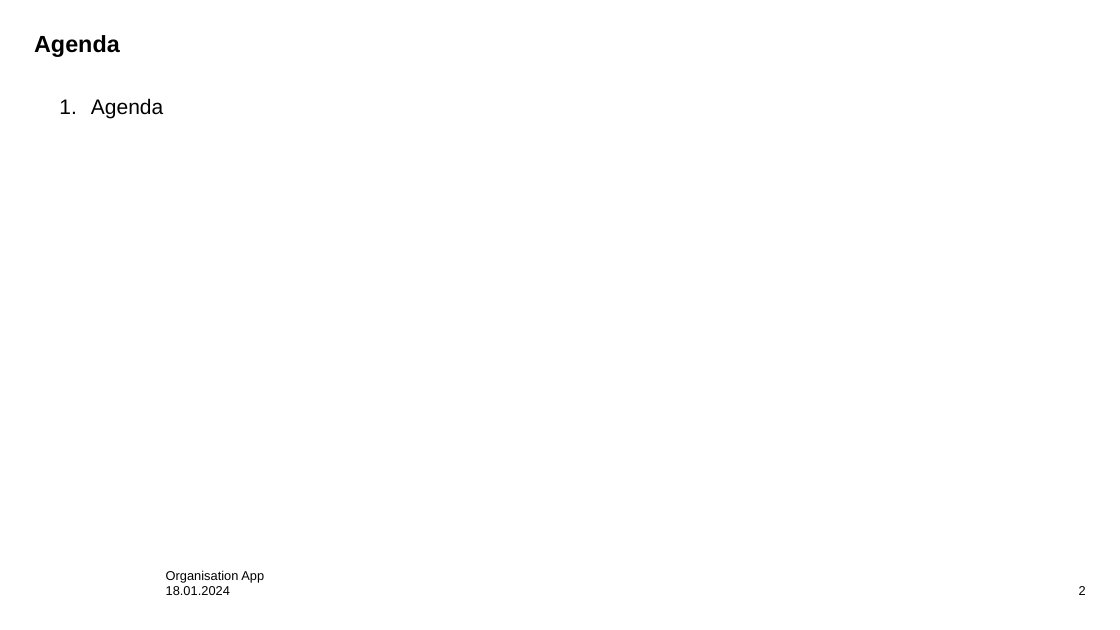
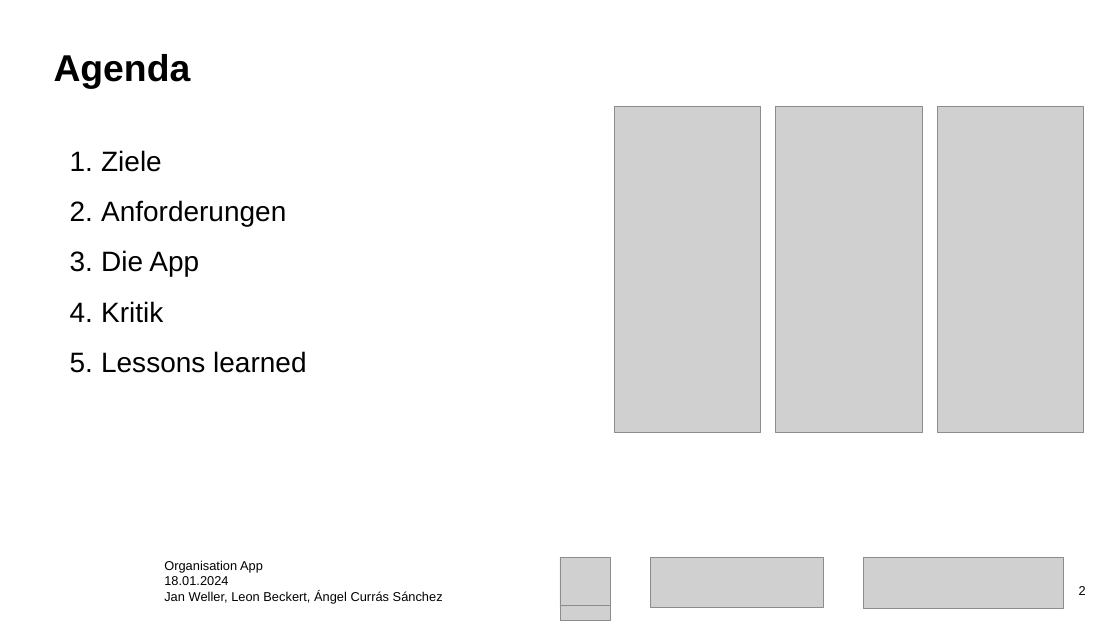
Before and after one commit to angel-curras/OrganisationApp-SE, a slide deck: slide 2 of docs/presentation/Presentation_OrganisationApp.pptx. Drawn at 1120x630 pixels with LibreOffice and Linux fonts; fonts in the diff are those of the drawing; grey boxes stand for pictures; background and template pictures are left out. Boxes give left, top, right and bottom in pixels: in the first picture for what was removed or moved away, otherwise in the second. Text is boxed around its words. In the diff, an @@ line names an element or a change of style, - is before the commit and + after.

Commit message:
added the final presentation

```diff
--- a/docs/presentation/Presentation_OrganisationApp.pptx
+++ b/docs/presentation/Presentation_OrganisationApp.pptx
@@ title "Agenda" moved from (x1=34, y1=35, x2=120, y2=57) to (x1=54, y1=54, x2=191, y2=88) @@
@@ title "Agenda" at (x1=54, y1=54, x2=191, y2=88): size 20 to 32 pt @@
@@ picture added at (x1=614, y1=106, x2=760, y2=432) @@
@@ picture added at (x1=776, y1=106, x2=923, y2=432) @@
@@ picture added at (x1=938, y1=106, x2=1084, y2=432) @@
@@ text at (x1=101, y1=150, x2=306, y2=373): text changed; size 18 to 24 pt @@
-1. Agenda
+1. Ziele
+2. Anforderungen
+3. Die App
+4. Kritik
+5. Lessons learned
@@ text at (x1=164, y1=560, x2=263, y2=573): paragraph added @@
+Organisation App
@@ text "Organisation App" moved from (x1=166, y1=586, x2=230, y2=595) to (x1=164, y1=560, x2=443, y2=604) @@
@@ picture added at (x1=560, y1=557, x2=611, y2=607) @@
@@ picture added at (x1=651, y1=557, x2=824, y2=607) @@
@@ picture added at (x1=864, y1=558, x2=1064, y2=609) @@
@@ text at (x1=164, y1=591, x2=443, y2=604): paragraph added @@
+Jan Weller, Leon Beckert, Ángel Currás Sánchez
@@ text removed at (x1=166, y1=570, x2=264, y2=583) @@
-Organisation App
@@ picture added at (x1=560, y1=605, x2=611, y2=620) @@
```
Also in this commit, not shown: 1 other slide changed, 13 slides added, 1 other file.
